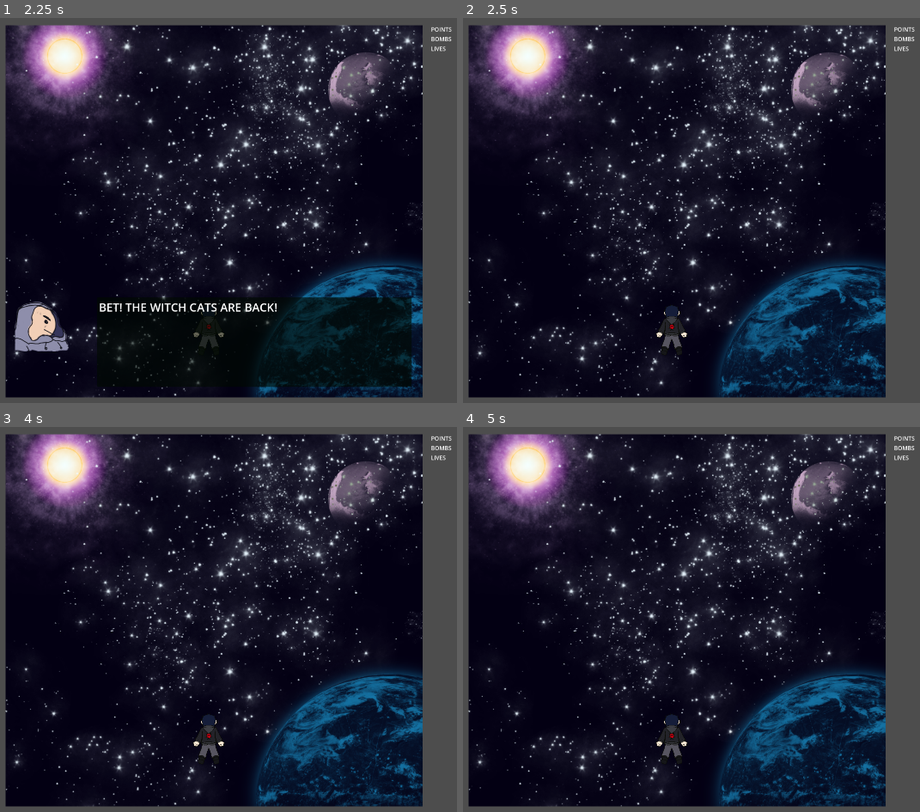
Above: before the commit, frames 1-4 (two rows, left to right).
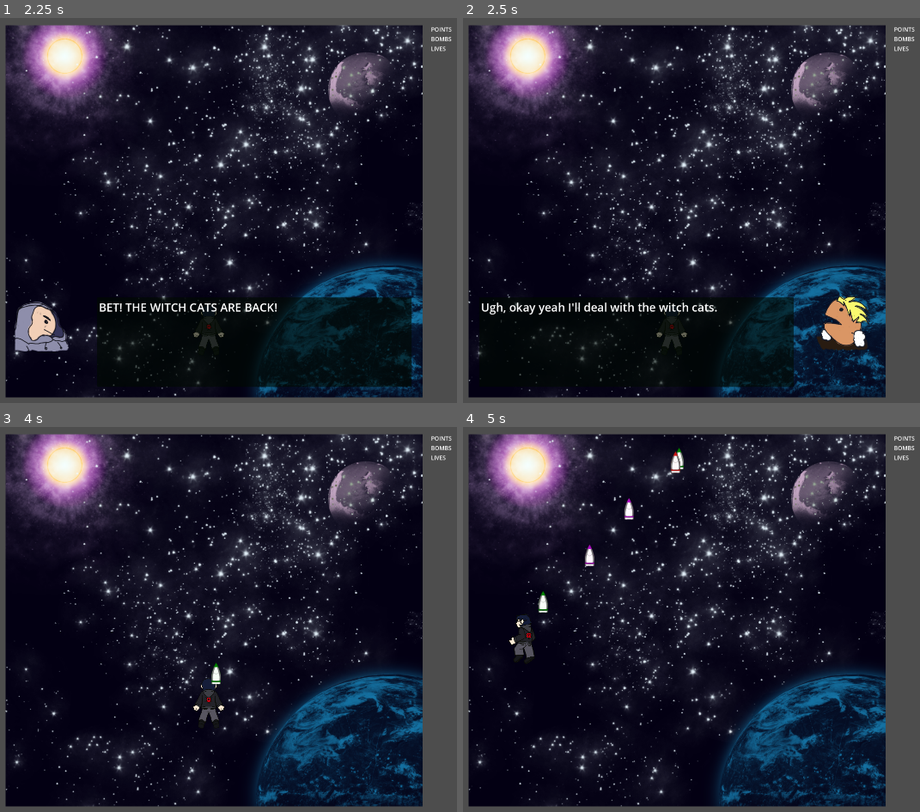
Above: after the commit, the same moments.

Repository: TresSims/Nickel2Danmaku
Game: Godot game, scene res://Levels/MainMenu/MainMenu.tscn
Two runs of this game, one before a commit and one after it. Both use one fixed random seed, a clock stepped at 60 frames per second and the inputs below.
Inputs:
- Up to frame 1 (2.25 s): click "Start" at 0.5 s; tap Enter at 1.25 s; hold Right (right) 1.28-2.03 s; hold Z (fire) 1.28-2.03 s; tap Shift (switch) at 1.55, 2.1 s; tap Space at 2 s; hold Down (down) from 2.03 s (still down)
- Up to frame 2 (2.5 s): keep holding Down (down); tap Z (fire) at 2.3 s
- Up to frame 3 (4 s): tap Enter at 2.75 s; release Down (down) at 2.78 s; hold Right (right) 2.78-3.53 s; hold Z (fire) 2.78-3.53 s; tap Shift (switch) at 3.05, 3.6 s; tap Space at 3.5 s; hold W (up) from 3.53 s (still down); tap Z (fire) at 3.8 s
- Up to frame 4 (5 s): release W (up) at 4.28 s; hold A (left) from 4.28 s (still down); hold Z (fire) from 4.28 s (still down); tap Shift (switch) at 4.55 s

Frame 1 is identical in both runs. In frame 2, 6.0% of the frame differs, in the area x 3-90%, y 72-96%; in frame 3, 0.8%; in frame 4, 1.1%.

Commit message:
Made Dialog scene handle event progression, rather than the player

Diff:
--- a/Actors/Player/Player.gd
+++ b/Actors/Player/Player.gd
@@ -30,14 +30,11 @@
 
 
 func _physics_process(_delta):
-    if _event_system == null:
-        _event_system = get_node("../EventSystem")
-
-
     if not DIALOG:
         switch = process_switch()
         process_movement()
         process_fire()
+
 
     process_animation()
 
@@ -83,22 +80,19 @@
 func process_fire():
     var fire = Input.is_action_pressed("fire")
     if fire:
-        if not DIALOG:
-            if _reload_timer.time_left == 0:
-                var new_bullet
-                if switch:
-                    # bet gun
-                    new_bullet = bet_bullet.instantiate()
-                else:
-                    # glitch gun
-                    new_bullet = glitch_bullet.instantiate()
+        if _reload_timer.time_left == 0:
+            var new_bullet
+            if switch:
+                # bet gun
+                new_bullet = bet_bullet.instantiate()
+            else:
+                # glitch gun
+                new_bullet = glitch_bullet.instantiate()
 
-                new_bullet.global_position = _bullet_spawner.global_position
-                print(new_bullet.global_position)
-                get_parent().add_child(new_bullet)
-                _reload_timer.start(reload_time)
-        else:
-            _event_system.next_event()
+            new_bullet.global_position = _bullet_spawner.global_position
+            print(new_bullet.global_position)
+            get_parent().add_child(new_bullet)
+            _reload_timer.start(reload_time)
 
 
 func get_hit():
--- a/DialogScenes/Dialog.gd
+++ b/DialogScenes/Dialog.gd
@@ -3,6 +3,8 @@
 var player = null
 var age = 0
 var min_age = 1
+
+var _event_system = null
 
 @export
 var end_dialog : bool
@@ -13,8 +15,12 @@
     player.DIALOG = true
 
 func _process(delta):
+    if _event_system == null:
+        _event_system = get_node("../../EventSystem")
+
     age += delta
     if Input.is_action_just_pressed("fire") and age > min_age:
         if end_dialog:
             player.DIALOG = false
+        _event_system.next_event()
         queue_free()
Not shown, added: Art Source/Actors/Bullets/Individual Sprites/AdriB.png.import
Not shown, added: Art Source/Actors/Bullets/Individual Sprites/JaviB1.png.import
Not shown, added: Art Source/Actors/Bullets/Individual Sprites/JaviB2.png.import
Not shown, added: Art Source/Actors/Bullets/Individual Sprites/JaviB3.png.import
Not shown, added: Art Source/Actors/Bullets/Individual Sprites/JaviB4.png.import
Not shown, added: Art Source/Actors/Enemies/Individual Sprites/Enemy1F.png.import
Not shown, added: Art Source/Actors/Enemies/Individual Sprites/Enemy1L.png.import
Not shown, added: Art Source/Actors/Enemies/Individual Sprites/Enemy1R.png.import
Not shown, added: Art Source/Actors/Enemies/Individual Sprites/Enemy2L1.png.import
Not shown, added: Art Source/Actors/Enemies/Individual Sprites/Enemy2L2.png.import
Not shown, added: Art Source/Actors/Enemies/Individual Sprites/Enemy2R1.png.import
Not shown, added: Art Source/Actors/Enemies/Individual Sprites/Enemy2R2.png.import
(and 11 more such lines)
